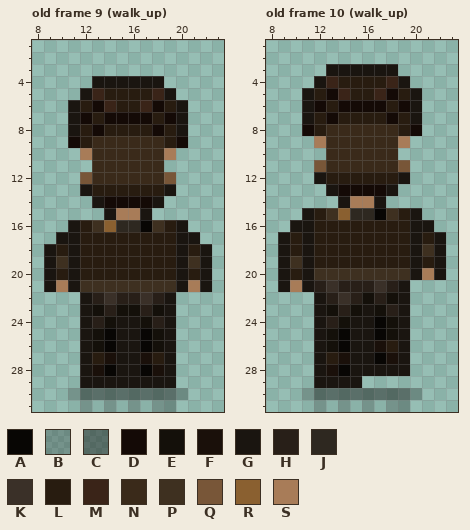
Edited in one commit: pixel-art file (public/sprites/agents/diego_santos_sheet.aseprite). Above is the file before it was changed.
32x32 pixels, 11 frames. Colours within 5 levels of each other are drawn and written as one. Shown: old frame 9 (walk_up): x 8..23, y 1..31; old frame 10 (walk_up): x 8..23, y 1..31. The commit also changed other frames, which this record leaves out.
Palette (. is transparent): A #080604  B #0a08063c  C #0a08066e  D #140a06  E #14100a  F #1a100a  G #1a1510  H #281f18  J #2e2820  K #3a3028  L #281c10  M #3a2418  N #3a2a1a  P #3e3020  Q #785638  R #8a6030  S #a87c58
Pixels before, old frame 9 (walk_up), first column x 9:
 4 ....GGGGGG....
 5 ...GMLLLLMG...
 6 ..GLDMLLMDLG..
 7 ..GDLDDDDLDG..
 8 ..GLDLLLLDLG..
 9 ..DLNNNNNNLD..
10 ...SNNNNNNS...
11 ....NNNNNN....
12 ...QNNNNNNQ...
13 ...GLLLLLLG...
14 ....GDDDDG....
15 .....GSSG.....
16 ..GLPRJJAPLG..
17 .GGLLLLLLLLGG.
18 GLGLLLLLLLLGLG
19 GPGLLLLLLLLGPG
20 GLGLLLLLLLLGLG
21 GSGPPPPPPPPGSG
22 ...GHKHHKHG...
23 ...GEHEEHEG...
24 ...GHEGGEHG...
25 ...GEAGGAEG...
26 ...GEAGGAEG...
27 ...GLFGGFLG...
28 ...GFAGGAFG...
29 ...GGGGGGGG...
30 ..BCCCCCCCCB..
31 ...B.B.B.BB...
Pixels before, old frame 10 (walk_up), first column x 9:
 3 ....GGGGGG....
 4 ...GMLLLLMG...
 5 ..GLDMLLMDLG..
 6 ..GDLDDDDLDG..
 7 ..GLDLLLLDLG..
 8 ..DLNNNNNNLD..
 9 ...SNNNNNNS...
10 ....NNNNNN....
11 ...QNNNNNNQ...
12 ...GLLLLLLG...
13 ....GDDDDG....
14 .....GSSG.....
15 ..GLPRJJAPLG..
16 .GGLLLLLLLLGG.
17 GLGLLLLLLLLGLG
18 GLGLLLLLLLLGPG
19 GPGLLLLLLLLGLG
20 GLGPPPPPPPPGSG
21 GSGHKHHHKHG...
22 ...GHKHEHEG...
23 ...GEHEGEHG...
24 ...GHEGGAEG...
25 ...GEAGGAEG...
26 ...GEAGGFLG...
27 ...GLFGGAFG...
28 ...GFAGGGGG...
29 ...GGGG.......
30 ..BCCCCCCCCB..
31 ...B.B.B.BB...
The same view after the edit:
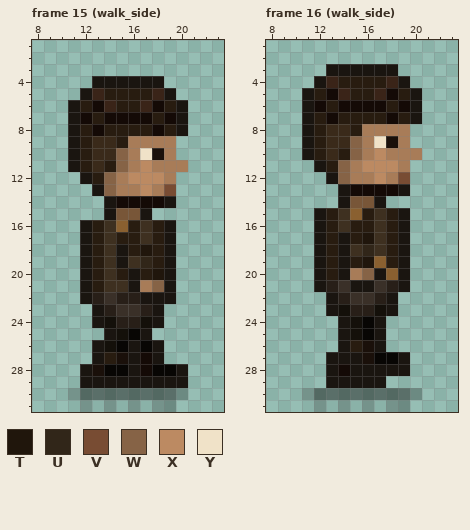
Colours new in this view: T #20160c  U #312619  V #784c33  W #866346  X #bc8a62  Y #f0e2c8
A new or re-ordered frame is compared with the old frame closest to it.
Diff:
frames 11 -> 16
Changed rows in their new state; - is an unchanged pixel.
Frame 15 (walk_side) is new; against old frame 9 (walk_up):
first column x 9:
 9 --G---LSSSS.--
10 --GL--WSYF----
11 --GL-LWSXSSS--
12 ---GLWSXXXS---
13 ---.GWSSXSV---
14 ----.G---DG---
15 ------QQ------
16 --.GLPRLPLG.--
17 -..G-P--P-G..-
18 ...G-PG-T-G...
19 ...G-PGPU-G...
20 ...G-P-G-TG...
21 ...GL--GSWG...
22 --------GG----
23 ---.G-KK-G.---
24 ---.G-HH-G.---
25 ---..GEAG..---
26 ---.GEA--G.---
27 ---.GLF-DG.---
28 ------A-DAAG--
29 -----------G--
Frame 16 (walk_side) is new; against old frame 10 (walk_up):
first column x 9:
 8 --G---LSSSS.--
 9 --GL--WSYF----
10 --GL-LWSXSSS--
11 ---GLWSXXXS---
12 ---.GWSSXSV---
13 ----.G---DG---
14 ------QQ------
15 --.GLPRLPLG.--
16 -..G-P--P-G..-
17 ...G-G-TP-G...
18 ...G-GPUP-G...
19 ...G-G-TR-G...
20 ...GLGSWGRG...
21 ...GHKGG------
22 ---.GHKK-G.---
23 ---.GEHH-G.---
24 ---..GEAG..---
25 ---..GEAG..---
26 ---..GLFG..---
27 ---.GG-F-A----
28 ---.GD--------
29 ---.---GG-----
Pixel boxes of the changes (left, top, right, bottom) in both pictures:
changed: (44, 136, 212, 388)
changed: (278, 124, 446, 388)
